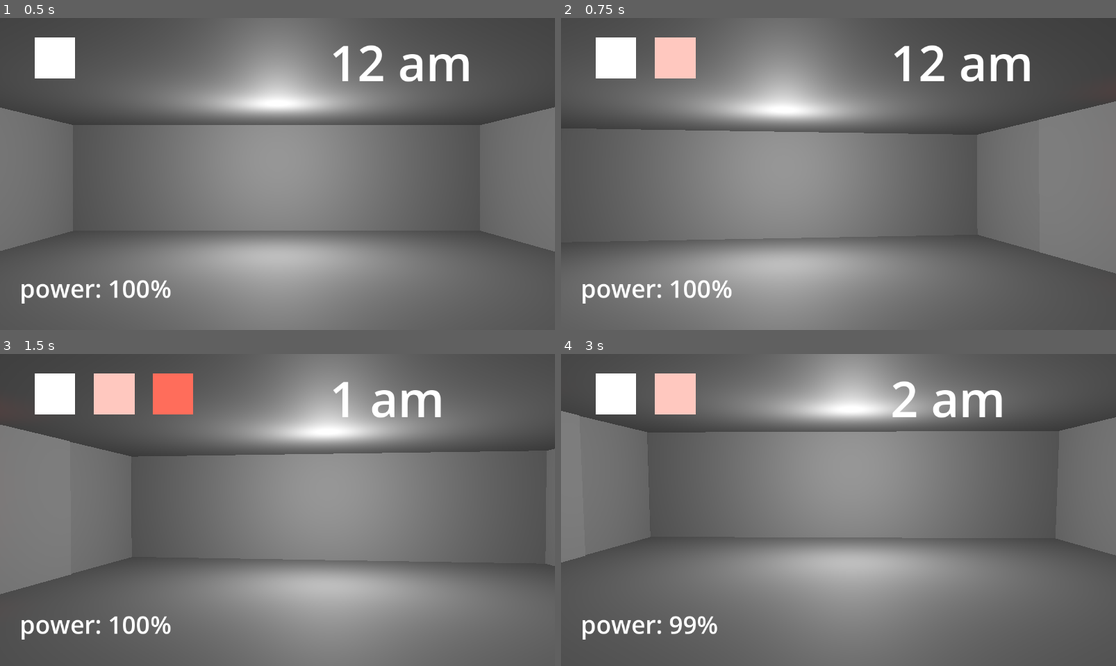
Above: before the commit, frames 1-4 (two rows, left to right).
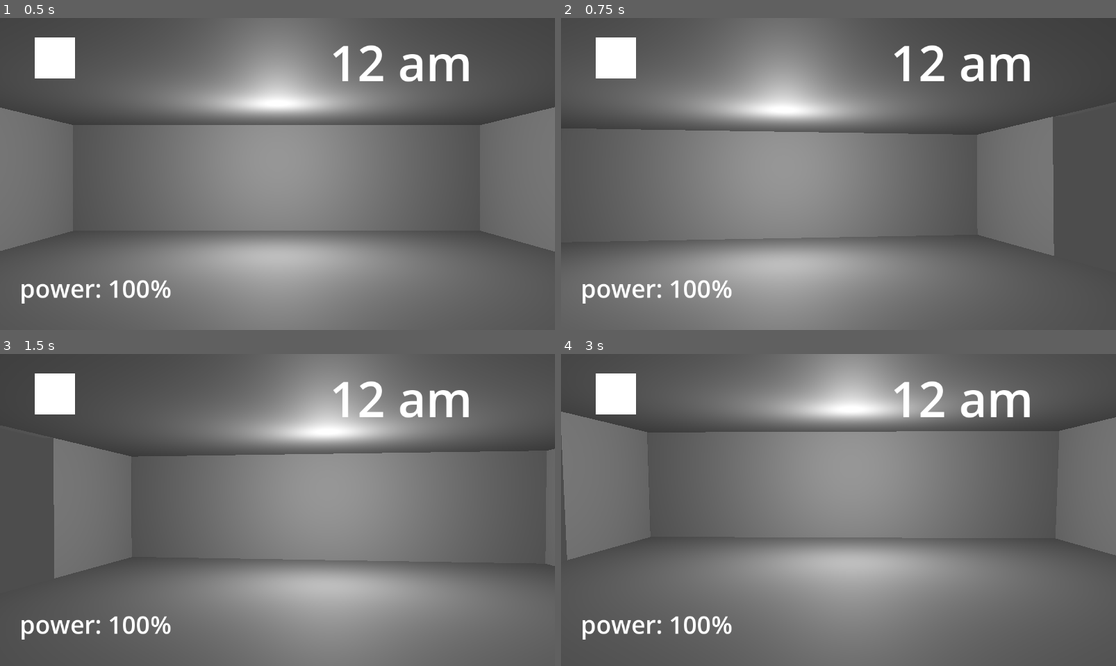
Above: after the commit, the same moments.

Repository: BrazlyBearWolf/fnaf-godot-game
Game: Godot game, scene res://Scenes/main.tscn
Same seed, same stepped clock (60 frames per second), same inputs: the game is played once before the commit and once after it.
Inputs (mouse positions are in pixels of both pictures, inside the frame that each line leads up to):
- Up to frame 1 (0.5 s): no input
- Up to frame 2 (0.75 s): tap Enter at 0.5 s; move the mouse to (960, 158) at 0.52 s; hold D (ToggleRightDoor) from 0.53 s (still down); click (960, 158) at 0.67 s
- Up to frame 3 (1.5 s): tap Space at 1.25 s; move the mouse to (166, 525) at 1.27 s; release D (ToggleRightDoor) at 1.28 s; hold A (ToggleLeftDoor) from 1.28 s (still down); click (166, 525) at 1.42 s
- Up to frame 4 (3 s): tap Enter at 2 s; move the mouse to (894, 441) at 2.02 s; release A (ToggleLeftDoor) at 2.03 s; hold D (ToggleRightDoor) from 2.03 s (still down); click (894, 441) at 2.17 s; move the mouse to (810, 572) at 2.77 s; click (810, 572) at 2.92 s

Frame 1 is identical in both runs. In frame 2, 6.6% of the frame differs, in the area x 16-100%, y 6-82%; in frame 3, 7.7%, in the area x 0-85%, y 6-78%; in frame 4, 2.8%.

Commit message:
optimized code a bit and only mouse clicks to close doors

Diff:
--- a/Scenes/Win.tscn
+++ b/Scenes/Win.tscn
@@ -1,6 +1,21 @@
 [gd_scene load_steps=5 format=3 uid="uid://c5ngw4bt3p4xf"]
 
 [ext_resource type="Script" path="res://Scenes/WinScreen.gd" id="1_75lsj"]
+
+[sub_resource type="Animation" id="Animation_jis15"]
+length = 0.001
+tracks/0/type = "value"
+tracks/0/imported = false
+tracks/0/enabled = true
+tracks/0/path = NodePath(".:position")
+tracks/0/interp = 1
+tracks/0/loop_wrap = true
+tracks/0/keys = {
+"times": PackedFloat32Array(0),
+"transitions": PackedFloat32Array(1),
+"update": 0,
+"values": [Vector2(124, -270)]
+}
 
 [sub_resource type="Animation" id="Animation_4ln6w"]
 resource_name = "shift_end"
@@ -16,21 +31,6 @@
 "transitions": PackedFloat32Array(1, 1),
 "update": 0,
 "values": [Vector2(124, -270), Vector2(124, -4)]
-}
-
-[sub_resource type="Animation" id="Animation_jis15"]
-length = 0.001
-tracks/0/type = "value"
-tracks/0/imported = false
-tracks/0/enabled = true
-tracks/0/path = NodePath(".:position")
-tracks/0/interp = 1
-tracks/0/loop_wrap = true
-tracks/0/keys = {
-"times": PackedFloat32Array(0),
-"transitions": PackedFloat32Array(1),
-"update": 0,
-"values": [Vector2(124, -270)]
 }
 
 [sub_resource type="AnimationLibrary" id="AnimationLibrary_fjebn"]
--- a/Scenes/main.tscn
+++ b/Scenes/main.tscn
@@ -33,8 +33,9 @@
 
 [node name="Office" type="Node3D" parent="."]
 
-[node name="clock" type="Node2D" parent="Office"]
+[node name="clock" type="Node2D" parent="Office" node_paths=PackedStringArray("countDownTimer")]
 script = ExtResource("1_2qt4j")
+countDownTimer = NodePath("Timer")
 
 [node name="RichTextLabel" type="RichTextLabel" parent="Office/clock"]
 offset_left = 688.0
@@ -44,7 +45,7 @@
 theme_override_font_sizes/normal_font_size = 101
 
 [node name="Timer" type="Timer" parent="Office/clock"]
-wait_time = 1.24
+wait_time = 45.0
 one_shot = true
 
 [node name="Usage" type="Node2D" parent="Office"]
@@ -126,15 +127,25 @@
 [node name="OmniLight3D" type="OmniLight3D" parent="Office"]
 transform = Transform3D(1, 0, 0, 0, 1, 0, 0, 0, 1, 0, 0.628352, 0.740143)
 
-[node name="DoorLeft" parent="Office" instance=ExtResource("1_p4c8v")]
+[node name="DoorLeft" parent="Office" node_paths=PackedStringArray("doorCooldown") instance=ExtResource("1_p4c8v")]
+doorCooldown = NodePath("Timer")
 
 [node name="Timer" type="Timer" parent="Office/DoorLeft"]
 wait_time = 0.299
 one_shot = true
 
-[node name="DoorButtonLeft" parent="Office" instance=ExtResource("2_1usyn")]
+[node name="doorRight" parent="Office" node_paths=PackedStringArray("doorCooldown") instance=ExtResource("6_8c2ka")]
+script = ExtResource("7_a405u")
+doorCooldown = NodePath("Timer")
+
+[node name="Timer" type="Timer" parent="Office/doorRight"]
+wait_time = 0.299
+one_shot = true
+
+[node name="DoorButtonLeft" parent="Office" node_paths=PackedStringArray("light") instance=ExtResource("2_1usyn")]
 transform = Transform3D(1, 0, 0, 0, 1, 0, 0, 0, 1, -1.79992, 0.533764, 1.69205)
 script = ExtResource("4_1hc50")
+light = NodePath("OmniLight3D")
 
 [node name="CollisionShape3D" type="CollisionShape3D" parent="Office/DoorButtonLeft"]
 shape = SubResource("BoxShape3D_071tq")
@@ -148,9 +159,10 @@
 light_size = 0.356
 omni_range = 0.719808
 
-[node name="DoorButtonright" parent="Office" instance=ExtResource("2_1usyn")]
+[node name="DoorButtonright" parent="Office" node_paths=PackedStringArray("light") instance=ExtResource("2_1usyn")]
 transform = Transform3D(1, 0, 0, 0, 1, 0, 0, 0, 1, 1.8102, 0.533764, 1.69918)
 script = ExtResource("8_lg67j")
+light = NodePath("OmniLight3D")
 
 [node name="CollisionShape3D" type="CollisionShape3D" parent="Office/DoorButtonright"]
 shape = SubResource("BoxShape3D_071tq")
@@ -166,13 +178,6 @@
 
 [node name="LightButton" parent="Office" instance=ExtResource("3_vmq2t")]
 
-[node name="doorRight" parent="Office" instance=ExtResource("6_8c2ka")]
-script = ExtResource("7_a405u")
-
-[node name="Timer" type="Timer" parent="Office/doorRight"]
-wait_time = 0.299
-one_shot = true
-
 [connection signal="input_event" from="Office/DoorButtonLeft" to="Office/DoorLeft" method="_on_door_button_left_input_event"]
 [connection signal="input_event" from="Office/DoorButtonLeft" to="Office/DoorButtonLeft" method="_on_input_event"]
 [connection signal="input_event" from="Office/DoorButtonright" to="Office/DoorButtonright" method="_on_input_event"]
--- a/Scripts/CameraScript.gd
+++ b/Scripts/CameraScript.gd
@@ -1,8 +1,8 @@
 extends Camera3D
 
-var yaw = 0
-var tilt = 0
-var view_sensitivity = 0.03
+var yaw_f := 0.0
+var tilt_f := 0.0
+const view_sensitivity = 0.03
 
 
 func _ready():
@@ -16,28 +16,28 @@
 	pass
 
 func _process(delta):
-	if tilt > 4:
-		tilt = 4
-	if tilt < -4:
-		tilt = -4
-	if yaw > 18:
-		yaw = 18
-	if yaw < -18:
-		yaw = -18
+	if tilt_f > 4:
+		tilt_f = 4
+	if tilt_f < -4:
+		tilt_f = -4
+	if yaw_f > 18:
+		yaw_f = 18
+	if yaw_f < -18:
+		yaw_f = -18
 
 	if get_rotation_degrees().y < -18:
-		set_rotation_degrees(Vector3(tilt, -18, 0))
+		set_rotation_degrees(Vector3(tilt_f, -18, 0))
 	if get_rotation_degrees().y > 18:
-		set_rotation_degrees(Vector3(tilt, 18, 0))
+		set_rotation_degrees(Vector3(tilt_f, 18, 0))
 	if get_rotation_degrees().x > 4:
-		set_rotation_degrees(Vector3(4, yaw, 0))
+		set_rotation_degrees(Vector3(4, yaw_f, 0))
 	if get_rotation_degrees().x < -4:
-		set_rotation_degrees(Vector3(-4, yaw, 0))
+		set_rotation_degrees(Vector3(-4, yaw_f, 0))
 
 	pass
 
 func _input(event):
 	if event is InputEventMouseMotion:
-		yaw = fmod(yaw - event.relative.x * view_sensitivity, 360)
-		tilt = fmod(tilt - event.relative.y * view_sensitivity, 360)
-		set_rotation(Vector3(deg_to_rad(tilt), deg_to_rad(yaw), 0))
+		yaw_f = fmod(yaw_f - event.relative.x * view_sensitivity, 360)
+		tilt_f = fmod(tilt_f - event.relative.y * view_sensitivity, 360)
+		set_rotation(Vector3(deg_to_rad(tilt_f), deg_to_rad(yaw_f), 0))
--- a/Scripts/Door_scripts/doorLeftScript.gd
+++ b/Scripts/Door_scripts/doorLeftScript.gd
@@ -1,20 +1,14 @@
 extends Node3D
 
 
-@onready var doorCooldown = $Timer
-
-
-# Called when the node enters the scene tree for the first time.
-func _ready():
-
-	$AnimationPlayer.play("RESET")
-	pass # Replace with function body.
+@export var doorCooldown: Timer
 
 
 func _Shutdown_left_door():
-	PlayerVariables.leftDoorIndex = PlayerVariables.leftDoorIndex + 1
-	if PlayerVariables.leftDoorIndex == 1:
-		PlayerVariables.isLeftDoorOpen = true
+	PlayerVariables.leftDoorIndex_int = PlayerVariables.leftDoorIndex_int + 1
+
+	if PlayerVariables.leftDoorIndex_int == 1:
+		PlayerVariables.isLeftDoorOpen_bool = true
 		$AnimationPlayer.play("open_door")
 
 	else:
@@ -22,19 +16,21 @@
 
 func _Open_Left_door():
 
-	PlayerVariables.leftDoorIndex = PlayerVariables.leftDoorIndex + 1
-	if PlayerVariables.leftDoorIndex > 1:
-		PlayerVariables.leftDoorIndex = 0
-	if PlayerVariables.leftDoorIndex == 1:
-		PlayerVariables.isLeftDoorOpen = true
-		print("left open")
+	PlayerVariables.leftDoorIndex_int = PlayerVariables.leftDoorIndex_int + 1
+
+	if PlayerVariables.leftDoorIndex_int > 1:
+		PlayerVariables.leftDoorIndex_int = 0
+
+	if PlayerVariables.leftDoorIndex_int == 1:
+		PlayerVariables.isLeftDoorOpen_bool = true
 		$AnimationPlayer.play("open_door")
-		PlayerVariables.powerUsage = PlayerVariables.powerUsage - 1
-	if PlayerVariables.leftDoorIndex == 0:
-		PlayerVariables.isLeftDoorOpen = false
-		print("left close")
+		PlayerVariables.powerUsage_int = PlayerVariables.powerUsage_int - 1
+
+	if PlayerVariables.leftDoorIndex_int == 0:
+		PlayerVariables.isLeftDoorOpen_bool = false
 		$AnimationPlayer.play("close_door")
-		PlayerVariables.powerUsage = PlayerVariables.powerUsage + 1
+		PlayerVariables.powerUsage_int = PlayerVariables.powerUsage_int + 1
+
 	doorCooldown.start()
 
 	pass
@@ -43,20 +39,19 @@
 func _process(delta):
 
 	if doorCooldown.is_stopped():
-		PlayerVariables.canOpenLeftDoor = true
+		PlayerVariables.canOpenLeftDoor_bool = true
 	else:
-		PlayerVariables.canOpenLeftDoor = false
+		PlayerVariables.canOpenLeftDoor_bool = false
 
-	if Input.is_action_just_pressed("ToggleLeftDoor") and PlayerVariables.canOpenLeftDoor == true and PlayerVariables.powerShutdown == false:
-		_Open_Left_door()
 
-	if PlayerVariables.powerShutdown == true:
+	if PlayerVariables.powerShutdown_bool == true:
 		_Shutdown_left_door()
 
 	pass
 
 
 func _on_door_button_left_input_event(camera, event, position, normal, shape_idx):
-	if event is InputEventMouseButton and PlayerVariables.canOpenLeftDoor == true and PlayerVariables.powerShutdown == false:
+	if event is InputEventMouseButton and PlayerVariables.canOpenLeftDoor_bool == true \
+	and PlayerVariables.powerShutdown_bool == false:
 		_Open_Left_door()
 	pass # Replace with function body.
--- a/Scripts/Door_scripts/doorRightScript.gd
+++ b/Scripts/Door_scripts/doorRightScript.gd
@@ -1,19 +1,14 @@
 extends Node3D
 
 
-@onready var doorCooldown = $Timer
+@export var doorCooldown: Timer
 
 
-# Called when the node enters the scene tree for the first time.
-func _ready():
+func _Shutdown_Right_door():
+	PlayerVariables.rightDoorIndex_int = PlayerVariables.rightDoorIndex_int + 1
 
-
-	pass # Replace with function body.
-
-func _Shutdown_Right_door():
-	PlayerVariables.rightDoorIndex = PlayerVariables.rightDoorIndex + 1
-	if PlayerVariables.rightDoorIndex == 1:
-		PlayerVariables.isRightDoorOpen = true
+	if PlayerVariables.rightDoorIndex_int == 1:
+		PlayerVariables.isRightDoorOpen_bool = true
 		$AnimationPlayer.play("open_right_door")
 
 	else:
@@ -21,19 +16,21 @@
 
 func _Open_Right_door():
 
-	PlayerVariables.rightDoorIndex = PlayerVariables.rightDoorIndex + 1
-	if PlayerVariables.rightDoorIndex > 1:
-		PlayerVariables.rightDoorIndex = 0
-	if PlayerVariables.rightDoorIndex == 1:
-		PlayerVariables.isRightDoorOpen = true
-		print("open")
+	PlayerVariables.rightDoorIndex_int = PlayerVariables.rightDoorIndex_int + 1
+
+	if PlayerVariables.rightDoorIndex_int > 1:
+		PlayerVariables.rightDoorIndex_int = 0
+
+	if PlayerVariables.rightDoorIndex_int == 1:
+		PlayerVariables.isRightDoorOpen_bool = true
 		$AnimationPlayer.play("open_right_door")
-		PlayerVariables.powerUsage = PlayerVariables.powerUsage - 1
-	if PlayerVariables.rightDoorIndex == 0:
-		PlayerVariables.isRightDoorOpen = false
-		print("close")
+		PlayerVariables.powerUsage_int = PlayerVariables.powerUsage_int - 1
+
+	if PlayerVariables.rightDoorIndex_int == 0:
+		PlayerVariables.isRightDoorOpen_bool = false
 		$AnimationPlayer.play("close_right_door")
-		PlayerVariables.powerUsage = PlayerVariables.powerUsage + 1
+		PlayerVariables.powerUsage_int = PlayerVariables.powerUsage_int + 1
+
 	doorCooldown.start()
 
 	pass
@@ -43,19 +40,18 @@
 
 
 	if doorCooldown.is_stopped():
-		PlayerVariables.canOpenRightDoor = true
+		PlayerVariables.canOpenRightDoor_bool = true
 	else:
-		PlayerVariables.canOpenRightDoor = false
+		PlayerVariables.canOpenRightDoor_bool = false
 
-	if Input.is_action_just_pressed("ToggleRightDoor") and PlayerVariables.canOpenRightDoor == true and PlayerVariables.powerShutdown == false:
-		_Open_Right_door()
-
-	if PlayerVariables.powerShutdown == true:
+	if PlayerVariables.powerShutdown_bool == true:
 		_Shutdown_Right_door()
 
 	pass
 
 func _on_door_buttonright_input_event(camera, event, position, normal, shape_idx):
-	if event is InputEventMouseButton and PlayerVariables.canOpenRightDoor == true and PlayerVariables.powerShutdown == false:
+	if event is InputEventMouseButton and PlayerVariables.canOpenRightDoor_bool == true \
+	and PlayerVariables.powerShutdown_bool == false:
+
 		_Open_Right_door()
 	pass # Replace with function body.
--- a/Scripts/Door_scripts/door_button.gd
+++ b/Scripts/Door_scripts/door_button.gd
@@ -1,8 +1,6 @@
 extends Area3D
 
-
-
-@onready var light = $OmniLight3D
+@export var light: OmniLight3D
 
 # Called when the node enters the scene tree for the first time.
 func _ready():
@@ -12,7 +10,7 @@
 func _Toggle_Door_Light():
 
 
-	if PlayerVariables.isLeftDoorOpen == true:
+	if PlayerVariables.leftDoorIndex_int == 1:
 		light.hide()
 	else:
 		light.show()
@@ -20,16 +18,15 @@
 
 # Called every frame. 'delta' is the elapsed time since the previous frame.
 func _process(delta):
-	if PlayerVariables.powerShutdown == true:
+	if PlayerVariables.powerShutdown_bool == true:
 		light.hide()
-	if Input.is_action_just_pressed("ToggleLeftDoor") and PlayerVariables.canOpenLeftDoor == true and PlayerVariables.powerShutdown == false:
-		_Toggle_Door_Light()
-	pass
-
 
 
 
 func _on_input_event(camera, event, position, normal, shape_idx):
-	if event is InputEventMouseButton and PlayerVariables.canOpenLeftDoor == true and PlayerVariables.powerShutdown == false:
+	if event is InputEventMouseButton \
+	and PlayerVariables.canOpenLeftDoor_bool == true \
+	and PlayerVariables.powerShutdown_bool == false:
+
 		_Toggle_Door_Light()
 	pass # Replace with function body.
--- a/Scripts/Door_scripts/door_button_right.gd
+++ b/Scripts/Door_scripts/door_button_right.gd
@@ -1,8 +1,6 @@
 extends Area3D
 
-
-
-@onready var light = $OmniLight3D
+@export var light: OmniLight3D
 
 # Called when the node enters the scene tree for the first time.
 func _ready():
@@ -12,7 +10,7 @@
 func _Toggle_Door_Light():
 
 
-	if PlayerVariables.isRightDoorOpen == true:
+	if PlayerVariables.rightDoorIndex_int == 1:
 		light.show()
 	else:
 		light.hide()
@@ -20,16 +18,17 @@
 
 # Called every frame. 'delta' is the elapsed time since the previous frame.
 func _process(delta):
-	if PlayerVariables.powerShutdown == true:
+	if PlayerVariables.powerShutdown_bool == true:
 		light.hide()
-	if Input.is_action_just_pressed("ToggleRightDoor") and PlayerVariables.canOpenRightDoor == true and PlayerVariables.powerShutdown == false:
-		_Toggle_Door_Light()
-	pass
 
 
+	print(PlayerVariables.rightDoorIndex_int)
 
 
 func _on_input_event(camera, event, position, normal, shape_idx):
-	if event is InputEventMouseButton and PlayerVariables.canOpenRightDoor == true and PlayerVariables.powerShutdown == false:
+	if event is InputEventMouseButton \
+	and PlayerVariables.canOpenRightDoor_bool == true \
+	and PlayerVariables.powerShutdown_bool == false:
+
 		_Toggle_Door_Light()
 	pass # Replace with function body.
--- a/Scripts/PlayerVariables.gd
+++ b/Scripts/PlayerVariables.gd
@@ -1,13 +1,13 @@
 extends Node
 
-var isLeftDoorOpen = true
-var canOpenLeftDoor = false
-var leftDoorIndex = 1
+var isLeftDoorOpen_bool := true
+var canOpenLeftDoor_bool := false
+var leftDoorIndex_int := 1
 
-var isRightDoorOpen = true
-var canOpenRightDoor = false
-var rightDoorIndex = 1
+var isRightDoorOpen_bool := true
+var canOpenRightDoor_bool := false
+var rightDoorIndex_int := 1
 
 
-var powerUsage = 1
-var powerShutdown = false
+var powerUsage_int := 1
+var powerShutdown_bool := false
--- a/Scripts/clock.gd
+++ b/Scripts/clock.gd
@@ -1,14 +1,11 @@
 extends Node2D
 
 
-var timer = 0
+@export var countDownTimer: Timer
 
-@onready var countDownTimer = $Timer
+const amNumber_ArrayInt := [12, 1, 2, 3, 4, 5, 6]
 
-var amNumber = [12, 1, 2, 3, 4, 5, 6]
-
-
-var i = 0
+var index_int := 0
 
 # Called when the node enters the scene tree for the first time.
 func _ready():
@@ -21,26 +18,26 @@
 func _process(delta):
 
 	if countDownTimer.is_stopped():
-		i = i + 1
+		index_int = index_int + 1
 		countDownTimer.start()
 		pass
 
 
-	match i:
+	match index_int:
 		0:
-			$RichTextLabel.text = str(amNumber[i]) + " am"
+			$RichTextLabel.text = str(amNumber_ArrayInt[index_int]) + " am"
 		1:
-			$RichTextLabel.text = str(amNumber[i]) + " am"
+			$RichTextLabel.text = str(amNumber_ArrayInt[index_int]) + " am"
 		2:
-			$RichTextLabel.text = str(amNumber[i]) + " am"
+			$RichTextLabel.text = str(amNumber_ArrayInt[index_int]) + " am"
 		3:
-			$RichTextLabel.text = str(amNumber[i]) + " am"
+			$RichTextLabel.text = str(amNumber_ArrayInt[index_int]) + " am"
 		4:
-			$RichTextLabel.text = str(amNumber[i]) + " am"
+			$RichTextLabel.text = str(amNumber_ArrayInt[index_int]) + " am"
 		5:
-			$RichTextLabel.text = str(amNumber[i]) + " am"
+			$RichTextLabel.text = str(amNumber_ArrayInt[index_int]) + " am"
 		6:
-			$RichTextLabel.text = str(amNumber[i]) + " am"
+			$RichTextLabel.text = str(amNumber_ArrayInt[index_int]) + " am"
 			get_tree().change_scene_to_file("res://Scenes/Win.tscn")
 
 	pass
--- a/Scripts/power_usage.gd
+++ b/Scripts/power_usage.gd
@@ -1,8 +1,8 @@
 extends Node
 
-var power = 100
+var power_int := 100
 
-var timeSecs = 5
+var timeSecs_f := 5.0
 
 # Called when the node enters the scene tree for the first time.
 func _ready():
@@ -15,33 +15,33 @@
 # Called every frame. 'delta' is the elapsed time since the previous frame.
 func _process(delta):
 
-	timeSecs = timeSecs - delta * PlayerVariables.powerUsage
+	timeSecs_f = timeSecs_f - delta * PlayerVariables.powerUsage_int
 
-	if PlayerVariables.powerUsage >1:
+	if PlayerVariables.powerUsage_int >1:
 		$Usage2.show()
 
-	if PlayerVariables.powerUsage >2:
+	if PlayerVariables.powerUsage_int >2:
 		$Usage3.show()
 
-	if PlayerVariables.powerUsage < 3:
+	if PlayerVariables.powerUsage_int < 3:
 		$Usage3.hide()
 
-	if PlayerVariables.powerUsage < 2:
+	if PlayerVariables.powerUsage_int < 2:
 		$Usage2.hide()
 
 
 
 
-	$RichTextLabel.text = "power: " + str(power) + "%"
+	$RichTextLabel.text = "power: " + str(power_int) + "%"
 
-	if PlayerVariables.powerShutdown == false:
+	if PlayerVariables.powerShutdown_bool == false:
 
-		if timeSecs <= 0:
-			power = power - 1
-			timeSecs = 5
+		if timeSecs_f <= 0:
+			power_int = power_int - 1
+			timeSecs_f = 5
 
-	if power <=0:
-		PlayerVariables.powerShutdown = true
+	if power_int <=0:
+		PlayerVariables.powerShutdown_bool = true
 		$Usage1.hide()
 		$Usage2.hide()
 		$Usage3.hide()
